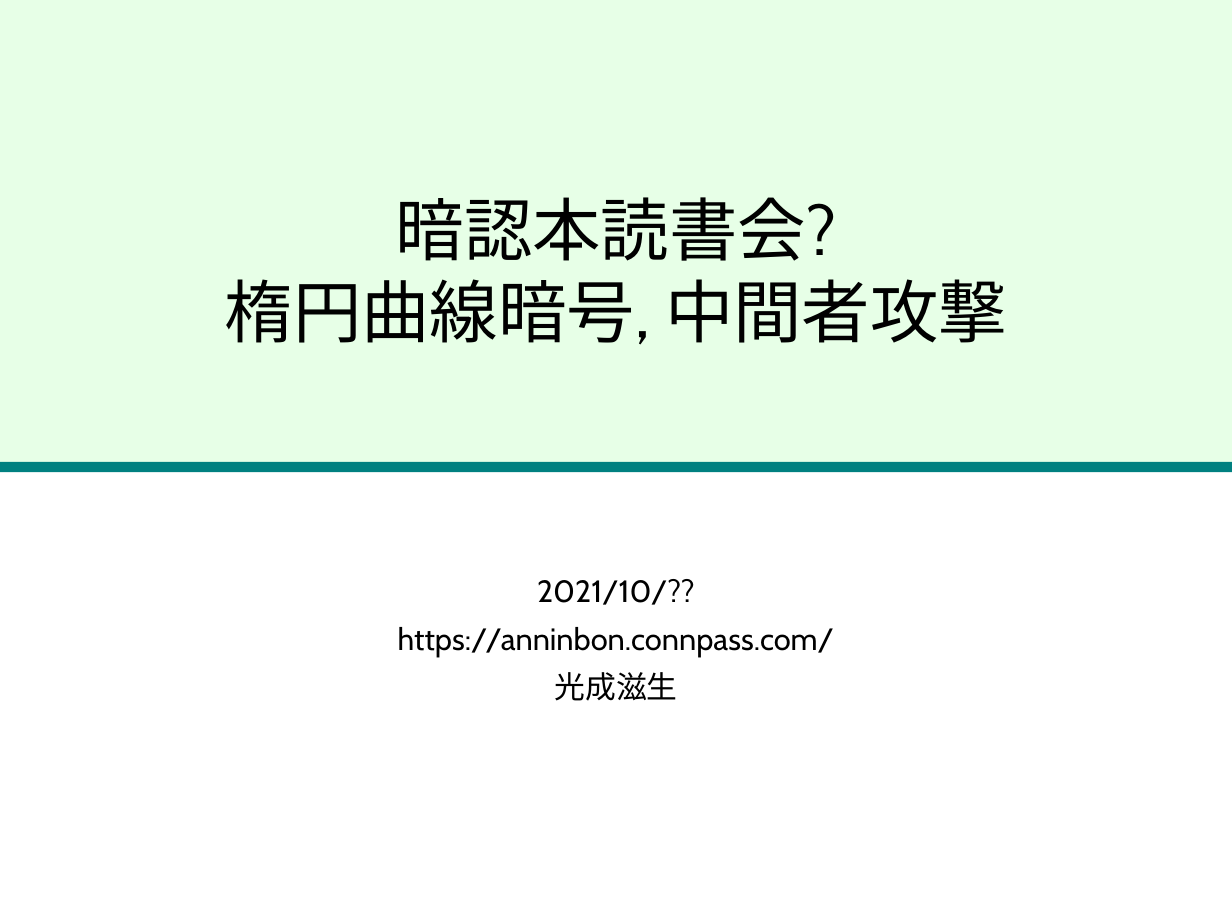
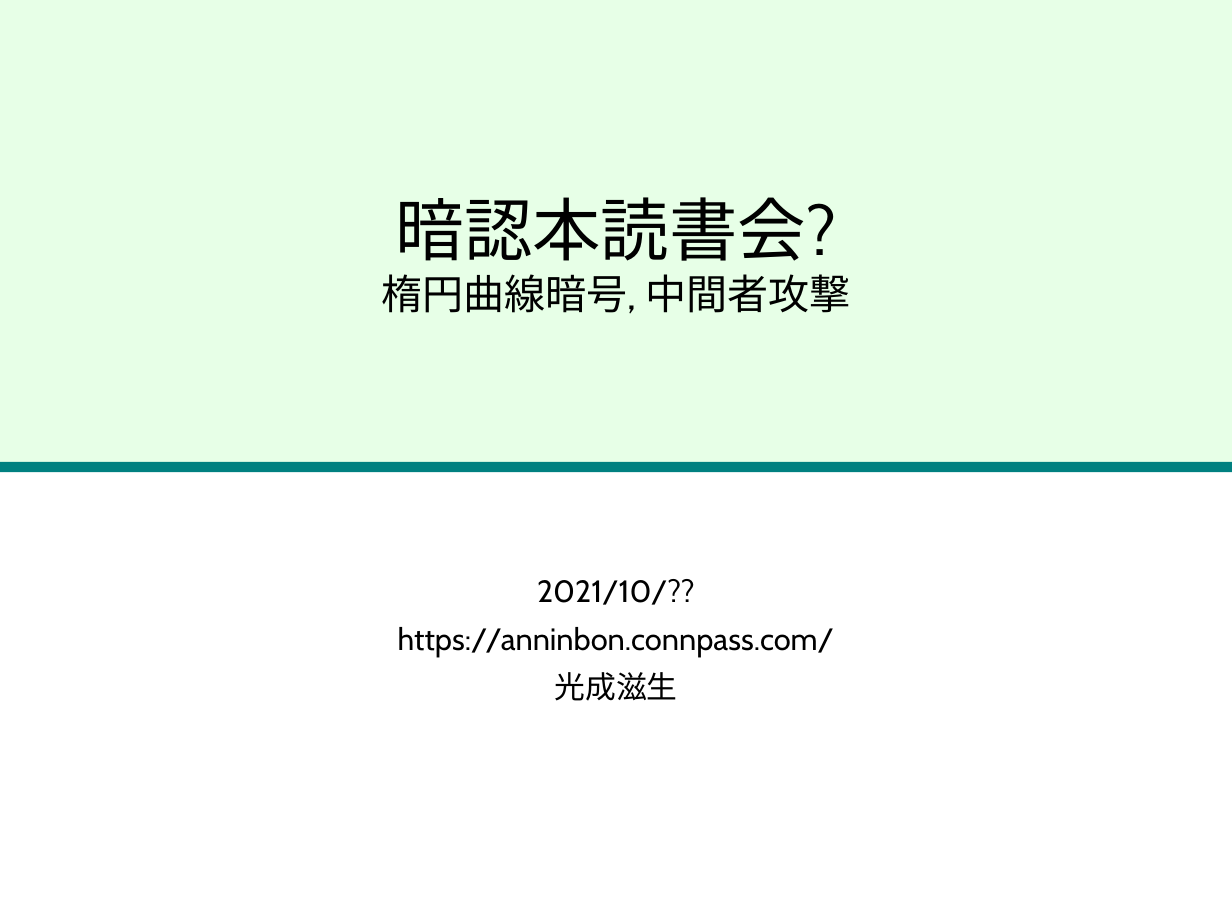
Before and after one commit to herumi/anninbon, a slide deck: slide 1 of lec/anninbon6.pptx. Drawn at 1232x924 pixels with LibreOffice and Linux fonts; fonts in the diff are those of the drawing; background and template pictures are left out. Boxes give left, top, right and bottom in pixels: in the first picture for what was removed or moved away, otherwise in the second. Text is boxed around its words. In the diff, an @@ line names an element or a change of style, - is before the commit and + after.

```diff
--- a/lec/anninbon6.pptx
+++ b/lec/anninbon6.pptx
@@ title "暗認本読書会? 楕円曲線暗号, 中間者攻撃" at (381, 197, 851, 314): size 40 to 24 pt in "楕円曲線暗号, 中間者攻撃" @@
```
Also in this commit, not shown: 6 slides added.
